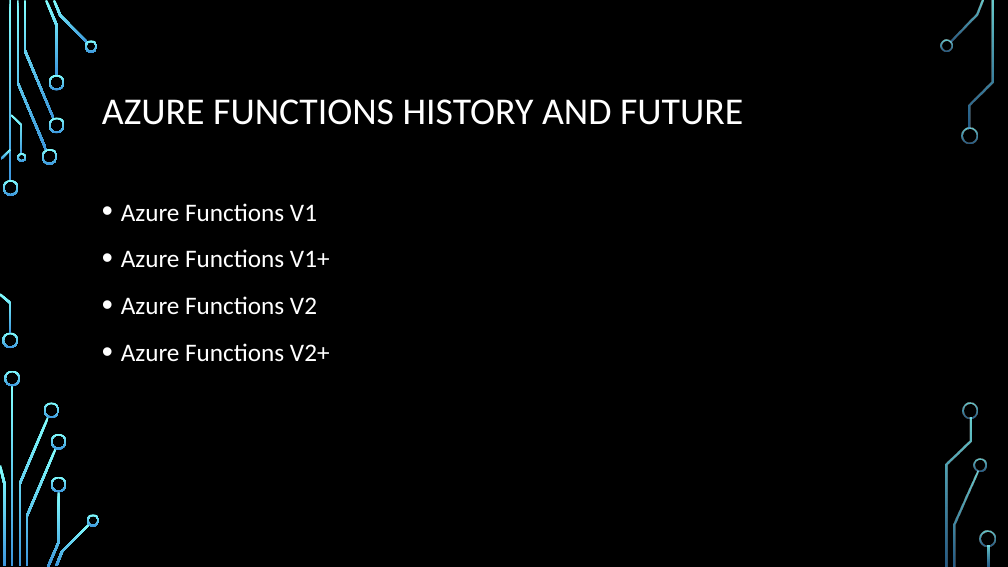
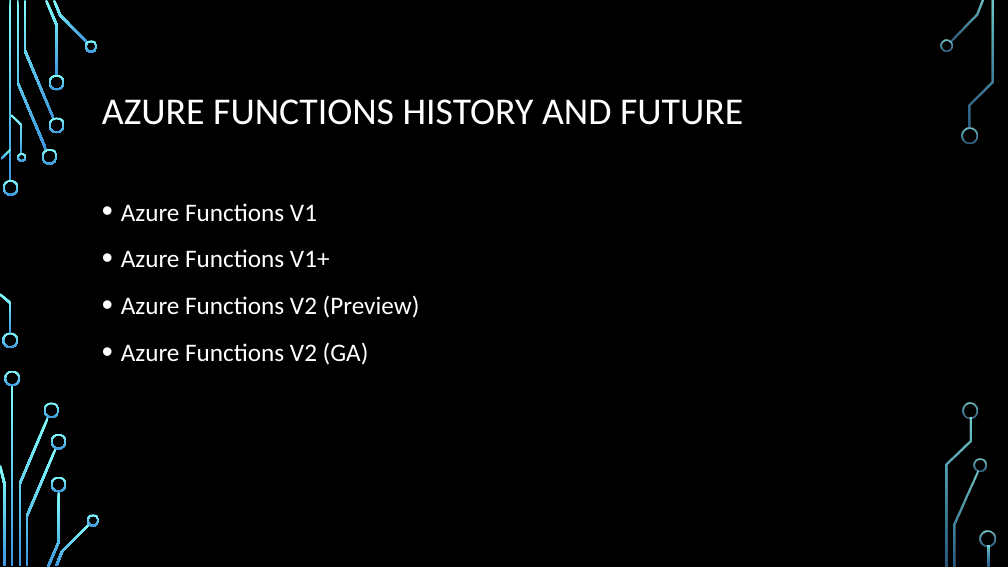
Before and after one commit to dersia/presentations, a slide deck: slide 2 of AzureFunctionsV2.pptx. Drawn at 1008x567 pixels with LibreOffice and Linux fonts; fonts in the diff are those of the drawing; background and template pictures are left out. Boxes give left, top, right and bottom in pixels: in the first picture for what was removed or moved away, otherwise in the second. Text is boxed around its words. In the diff, an @@ line names an element or a change of style, - is before the commit and + after.

```diff
--- a/AzureFunctionsV2.pptx
+++ b/AzureFunctionsV2.pptx
@@ text at [121, 295, 420, 365]: text changed @@
-• Azure Functions V2
-• Azure Functions V2+
+• Azure Functions V2 (Preview)
+• Azure Functions V2 (GA)
```
Also in this commit, not shown: 4 other slides changed, 1 slide added, 27 other files.
